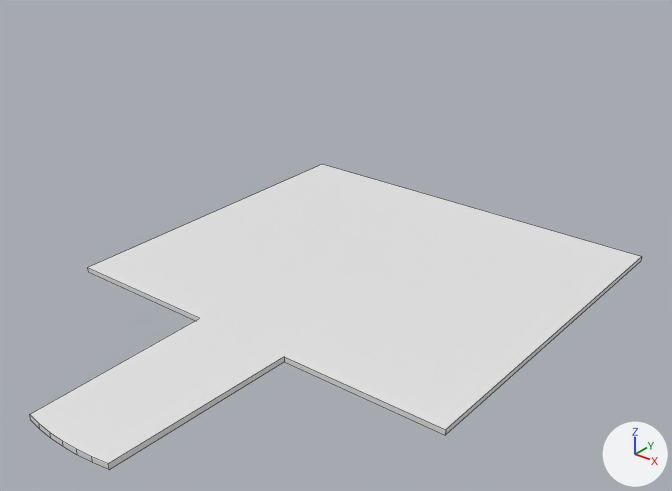
Before and after pictures for a commit that changed the Blender file MarballsUnity/Assets/Resources/Models/stage2_platform.blend.
The view is the same before and after, from a camera (50 mm lens) standing at (94.9, -85.2, 81.2) and looking at (6.0, 25.9, 12.3). The axes (+X, +Y, +Z) are drawn at lower right. The lights are the same throughout. Mesh edges are drawn as thin lines.
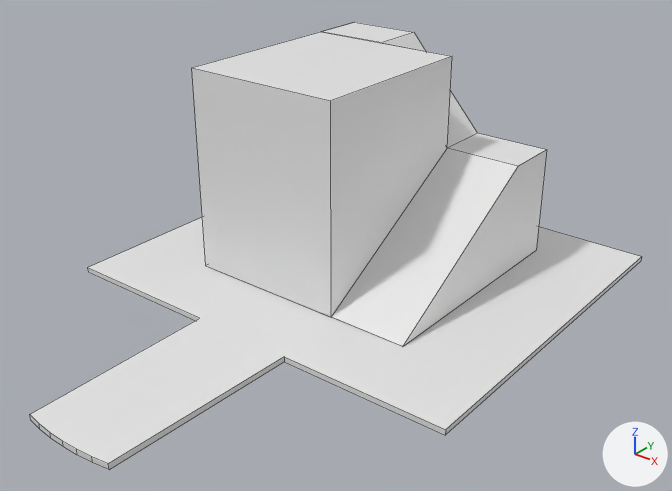
Boxes (x1, y1, x2, y2) around the edits, measured in the pictures (672 x 491 px):
'Circle', reshaped (46% taller)
    before: (30, 164, 641, 470)
    after: (30, 22, 641, 470)
part 1 of me_circle, added
    after: (192, 22, 547, 346)

The edits, one by one:
me_circle is used by ob_circle; location (0.0, 0.0, 0.0).
me_circle had 26 vertices, 15 faces and spanned x -40.0..40.0, y -27.3..78.1, z -0.5..0.5.
me_circle now has 42 vertices, 26 faces and spans x -40.0..40.0, y -27.3..78.1, z -0.5..38.9.
me_circle part 1: a new loose piece of 16 vertices spanning x -22.8..22.8, y 22.2..67.8, z 0.6..38.9.
